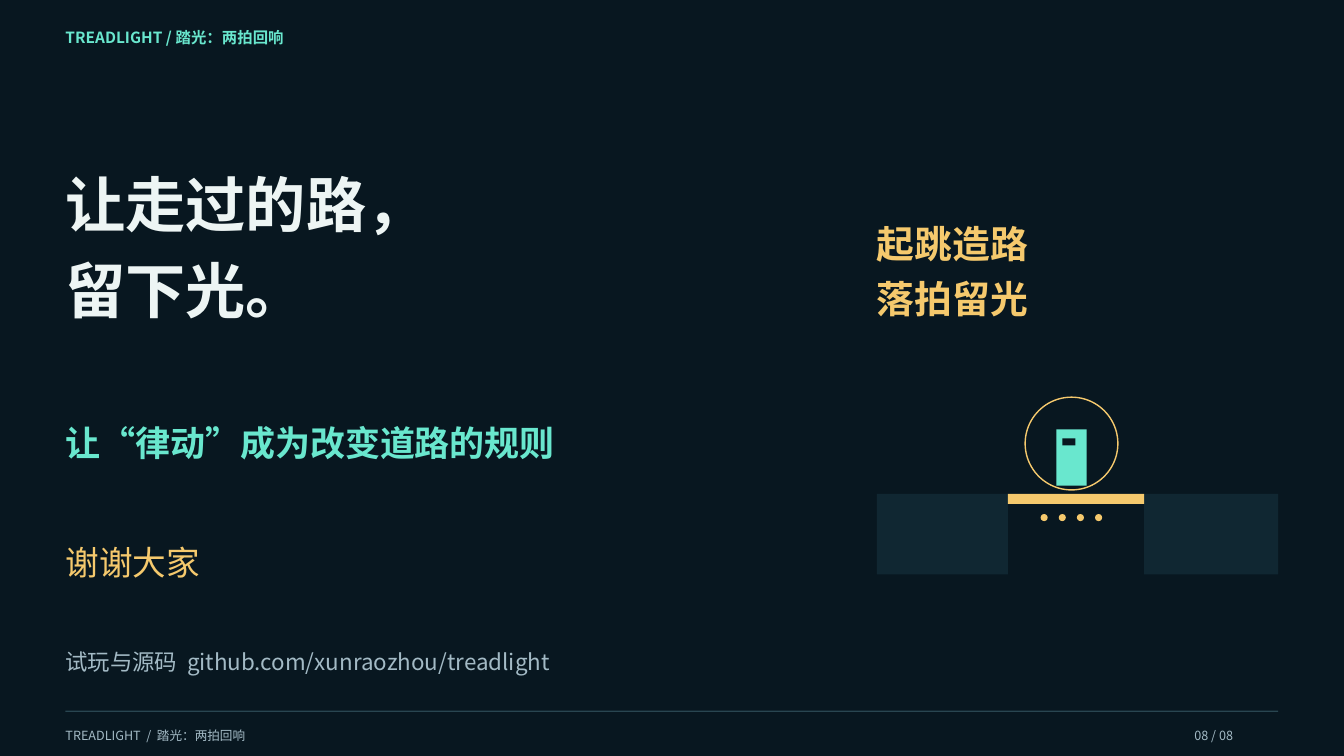
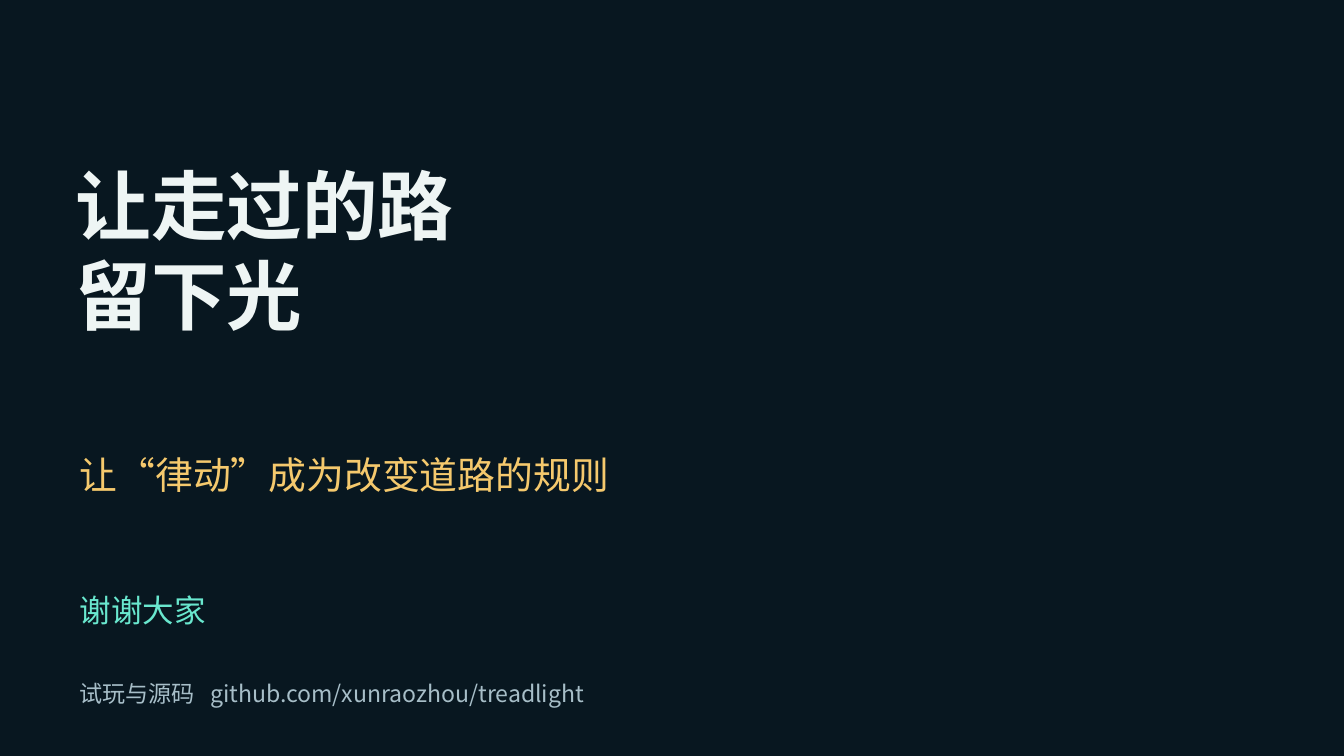
Before and after one commit to xunraozhou/treadlight, a slide deck: slide 8 of docs/presentation/Treadlight-presentation.pptx. Drawn at 1344x756 pixels with LibreOffice and Linux fonts; fonts in the diff are those of the drawing; background and template pictures are left out. Boxes give left, top, right and bottom in pixels: in the first picture for what was removed or moved away, otherwise in the second. Text is boxed around its words. In the diff, an @@ line names an element or a change of style, - is before the commit and + after.

```diff
--- a/docs/presentation/Treadlight-presentation.pptx
+++ b/docs/presentation/Treadlight-presentation.pptx
@@ text removed at <box>65,30,284,45</box> @@
-TREADLIGHT / 踏光：两拍回响
@@ text at <box>76,169,454,331</box>: text changed; size 43 to 54 pt; text colour #EDF5F4 to #EEF5F4 @@
-让走过的路，
-留下光。
+让走过的路
+留下光
@@ text removed at <box>877,226,1028,317</box> @@
-起跳造路
-落拍留光
@@ ellipse removed at <box>1025,397,1118,490</box> @@
@@ rectangle removed at <box>1057,430,1087,486</box> @@
@@ rectangle removed at <box>1063,439,1076,446</box> @@
@@ text "让“律动”成为改变道路的规则": place and size @@
-text "让“律动”成为改变道路的规则" at <box>65,426,554,460</box>
+text "让“律动”成为改变道路的规则" at <box>80,457,609,492</box>
@@ text "让“律动”成为改变道路的规则" at <box>80,457,609,492</box>: size 25 to 27 pt, text colour #69E7CE to #F5C96D, bold off; line spacing 1.15 to 1; less space between paragraphs @@
@@ rectangle removed at <box>877,494,1008,575</box> @@
@@ rectangle removed at <box>1008,494,1144,504</box> @@
@@ rectangle removed at <box>1144,494,1278,575</box> @@
@@ ellipse removed at <box>1041,514,1048,521</box> @@
@@ ellipse removed at <box>1059,514,1066,521</box> @@
@@ ellipse removed at <box>1077,514,1084,521</box> @@
@@ ellipse removed at <box>1095,514,1102,521</box> @@
@@ text "谢谢大家": place and size @@
-text "谢谢大家" at <box>65,546,199,578</box>
+text "谢谢大家" at <box>80,595,206,625</box>
@@ text "谢谢大家" at <box>80,595,206,625</box>: size 24 to 22.5 pt, text colour #F5C96D to #69E7CE; line spacing 1.15 to 1; less space between paragraphs @@
@@ text "试玩与源码 github.com/xunraozhou/treadlight": place and size @@
-text "试玩与源码 github.com/xunraozhou/treadlight" at <box>65,651,549,676</box>
+text "试玩与源码 github.com/xunraozhou/treadlight" at <box>80,682,584,708</box>
@@ text "试玩与源码 github.com/xunraozhou/treadlight" at <box>80,682,584,708</box>: size 16 to 16.5 pt, text colour #A3BAC5 to #A7BEC8; line spacing 1.15 to 1; less space between paragraphs @@
@@ rectangle removed at <box>66,711,1278,712</box> @@
@@ text removed at <box>65,729,245,741</box> @@
-TREADLIGHT / 踏光：两拍回响
@@ text removed at <box>1194,730,1233,740</box> @@
-08 / 08
```
Also in this commit, not shown: 6 other slides changed, 1 slide added, 1 slide removed, 43 other files.
